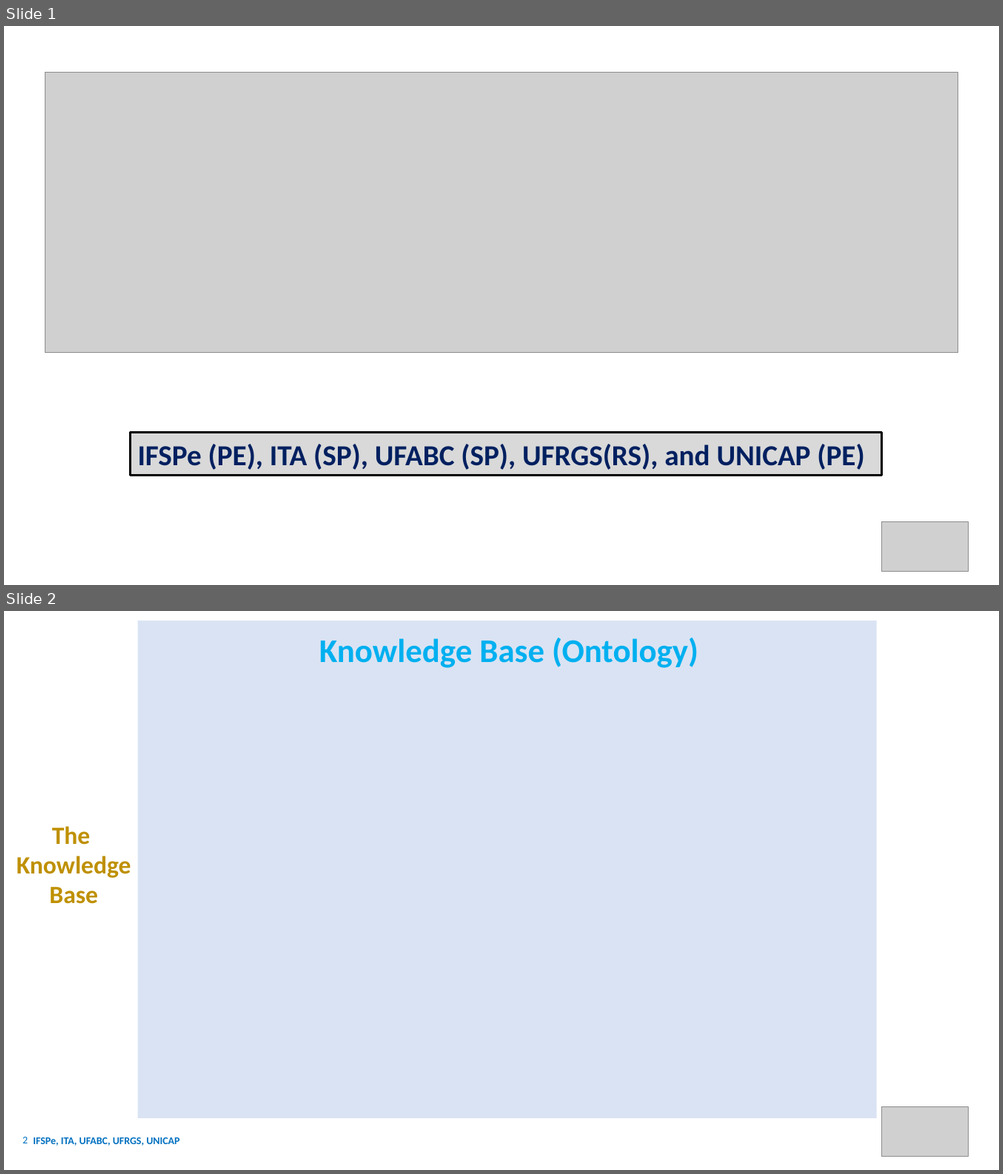
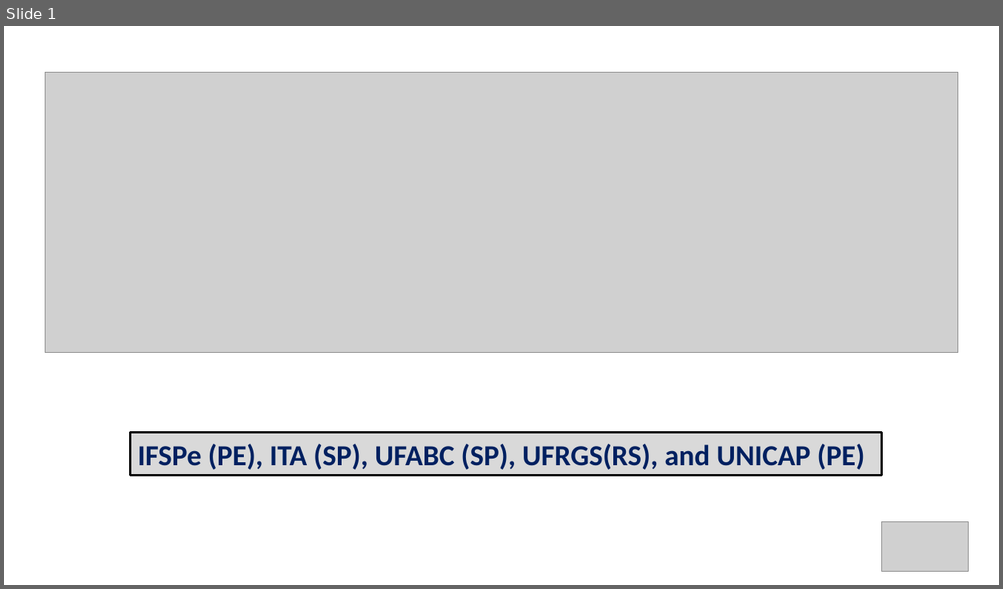
Before and after one commit to LJuliaoBraga/dtii, a slide deck: docs/events/anms 2026/AporesentacaoANMS-V3.pptx. Shown one above the other, each under a label of ours: slides 1 and 2 before the commit, slide 1 after it. The pictures are 1003x1174 and 1003x589 pixels, drawn with LibreOffice and Linux fonts; fonts in the diff are those of the drawing; grey boxes stand for pictures. Boxes give left, top, right and bottom in pixels: in the first picture for what was removed or moved away, otherwise in the second. Text is boxed around its words. In the diff, an @@ line names an element or a change of style, - is before the commit and + after.

Commit message:
Update Presentation V3.

```diff
--- a/docs/events/anms 2026/AporesentacaoANMS-V3.pptx
+++ b/docs/events/anms 2026/AporesentacaoANMS-V3.pptx
@@ slide 2 removed at (4, 611, 999, 1170), background #FFFFFF @@
@@ rectangle removed at (137, 621, 876, 1119) @@
@@ text removed at (319, 638, 698, 668) @@
-Knowledge Base (Ontology)
@@ text removed at (17, 826, 131, 904) @@
-The
-Knowledge
-Base
@@ picture removed at (882, 1107, 968, 1157) @@
@@ page number removed at (22, 1137, 28, 1144) @@
-2
@@ text removed at (33, 1137, 179, 1146) @@
-IFSPe, ITA, UFABC, UFRGS, UNICAP
```
Also in this commit, not shown: 1 slide changed, 1 other file.
